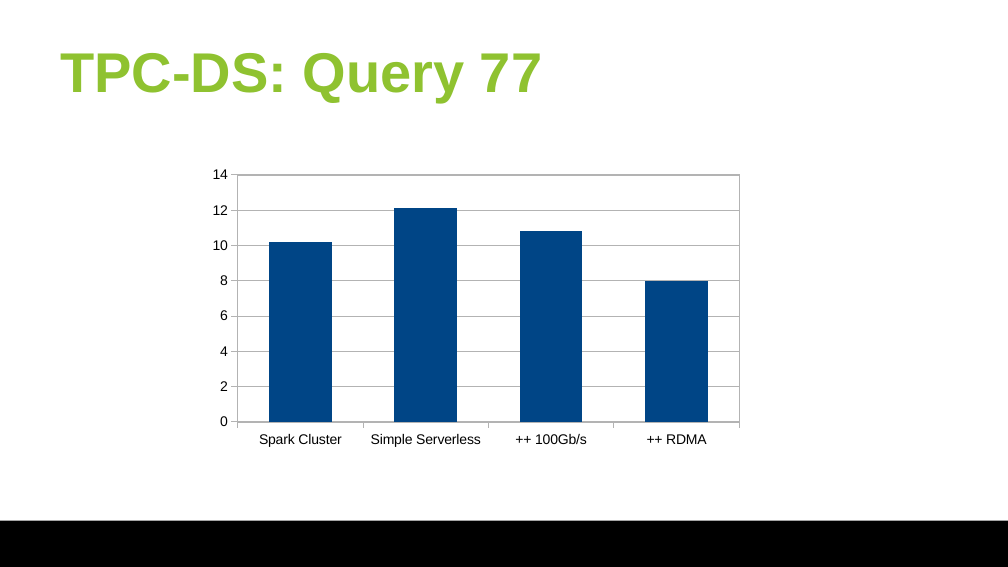
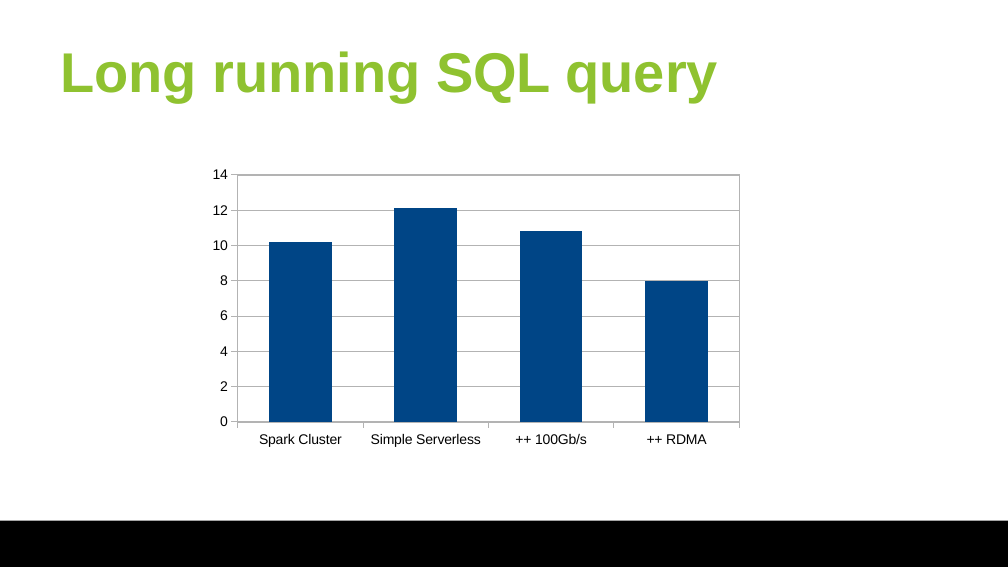
Before and after one commit to huangyibo/spark-summit-18, a slide deck: slide 40 of slides/spark-summit-18.odp. Drawn at 1008x567 pixels with LibreOffice and Linux fonts; fonts in the diff are those of the drawing; background and template pictures are left out. Boxes give left, top, right and bottom in pixels: in the first picture for what was removed or moved away, otherwise in the second. Text is boxed around its words. In the diff, an @@ line names an element or a change of style, - is before the commit and + after.

```diff
--- a/slides/spark-summit-18.odp
+++ b/slides/spark-summit-18.odp
@@ title at (61, 51, 718, 102): text changed @@
-TPC-DS: Query 77
+Long running SQL query
```
Also in this commit, not shown: 2 other slides changed, 2 slides added, 2 slides removed, 1 other file.
